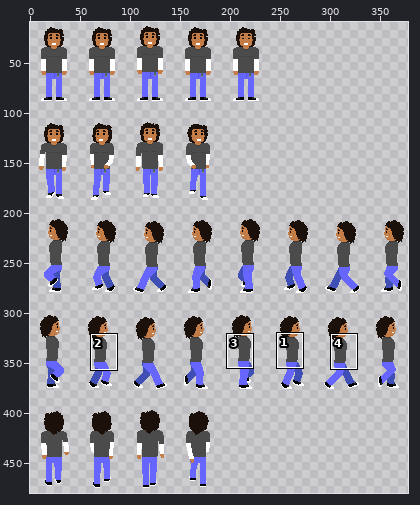
File history of a sprite sheet, res/img/player.png. Above: a wide view before the commit, with the close-up outlined.
Close-up. First the earlier version:
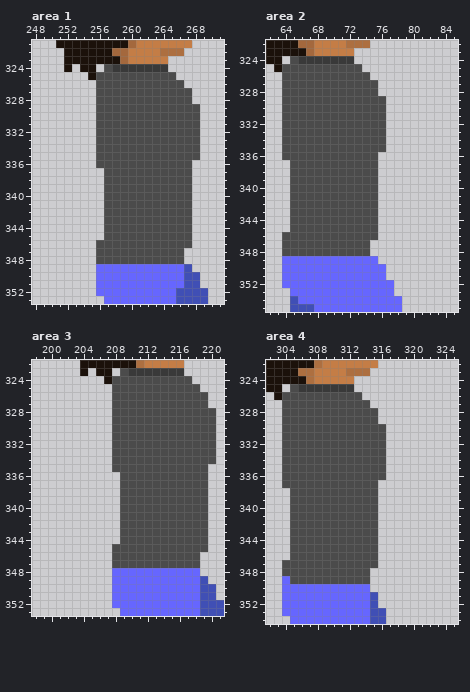
The file is 384x480 pixels. Colours within 5 levels of each other are drawn and written as one. Shown: area 1: x 248..271, y 321..353; area 2: x 62..85, y 322..355; area 3: x 198..221, y 322..353; area 4: x 302..325, y 322..354. The wide view leaves out empty margins. The commit also changed other parts of the picture, which this record leaves out.
And afterwards:
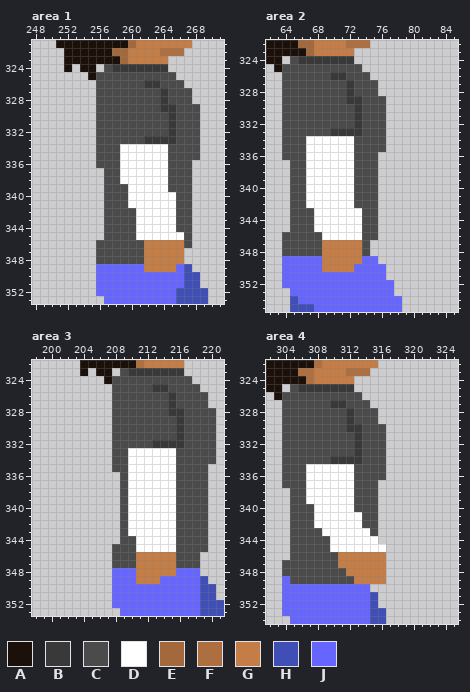
Palette (. is transparent): A #1b110a  B #393939  C #4b4b4b  D #ffffff  E #a4683d  F #ad6f40  G #c47d46  H #404fb5  J #6666ff
Changes in this commit:
Changed rows in their new state; - is an unchanged pixel.
Area 1:
first column x 259:
326 ---BB---
327 -----B--
328 -----B--
329 -----BB-
330 ------B-
331 ------B-
332 ------B-
333 ---BBBB-
334 DDDDDD--
335 DDDDDD--
336 DDDDDD--
337 DDDDDD--
338 DDDDDD--
339 -DDDDD--
340 -DDDDDD-
341 -DDDDDD-
342 --DDDDD-
343 --DDDDD-
344 --DDDDD-
345 --DDDDDD
346 ---GGGGG
347 ---GGGGG
348 ---GGGGG
349 ---GGGG-
Area 2:
first column x 67:
326 ---BB--
327 -----B-
328 -----B-
329 -----BB
330 ------B
331 ------B
332 ------B
333 ---BBBB
334 DDDDDD-
335 DDDDDD-
336 DDDDDD-
337 DDDDDD-
338 DDDDDD-
339 DDDDDD-
340 DDDDDD-
341 DDDDDD-
342 DDDDDD-
343 -DDDDDD
344 -DDDDDD
345 -DDDDDD
346 --DDDDD
347 --GGGGG
348 --GGGGG
349 --GGGGG
350 --GGGG-
Area 3:
first column x 210:
325 ---BB--
326 -----B-
327 -----B-
328 -----BB
329 ------B
330 ------B
331 ------B
332 ---BBBB
333 DDDDDD-
334 DDDDDD-
335 DDDDDD-
336 DDDDDD-
337 DDDDDD-
338 DDDDDD-
339 DDDDDD-
340 DDDDDD-
341 DDDDDD-
342 DDDDDD-
343 DDDDDD-
344 -DDDDD-
345 -DDDDD-
346 -GGGGG-
347 -GGGGG-
348 -GGGGG-
349 -GGG---
Area 4:
first column x 307:
327 ---BB-----
328 -----B----
329 -----B----
330 -----BB---
331 ------B---
332 ------B---
333 ------B---
334 ---BBBB---
335 DDDDDD----
336 DDDDDD----
337 DDDDDD----
338 DDDDDD----
339 DDDDDD----
340 -DDDDD----
341 -DDDDDD---
342 -DDDDDD---
343 --DDDDDD--
344 ---DDDDDD-
345 ---DDDDDDD
346 ----GGGGGG
347 ----GGGGGG
348 -----GGGGG
349 ------GGGG
